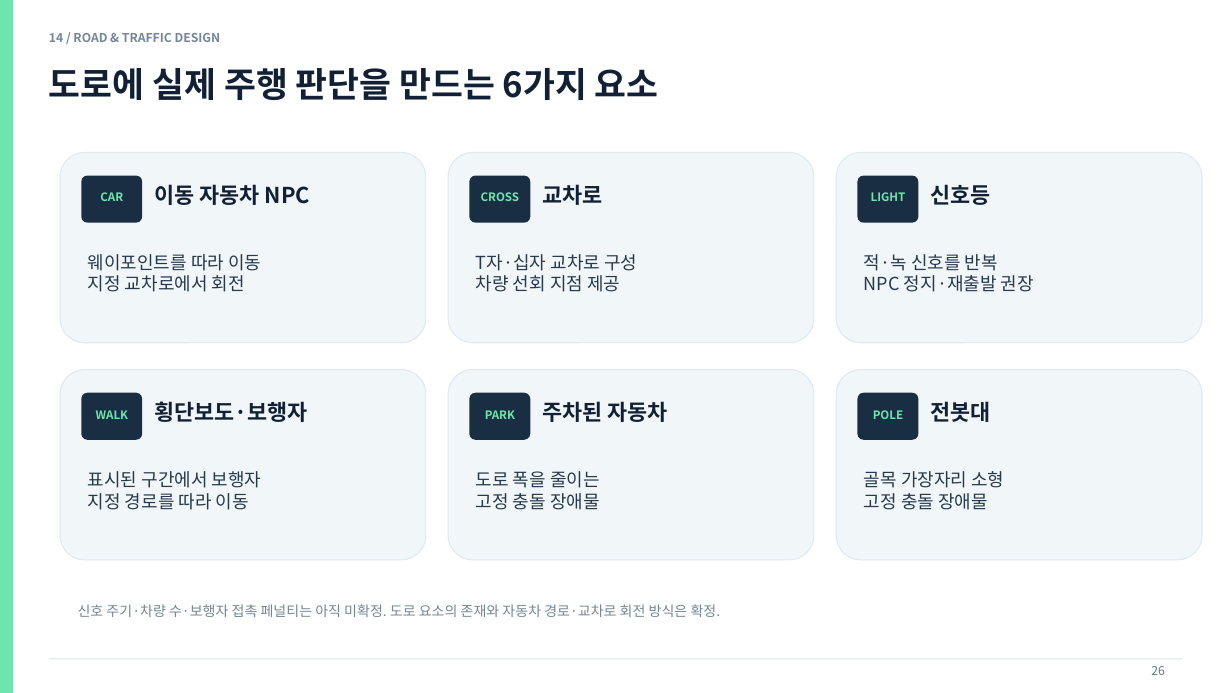
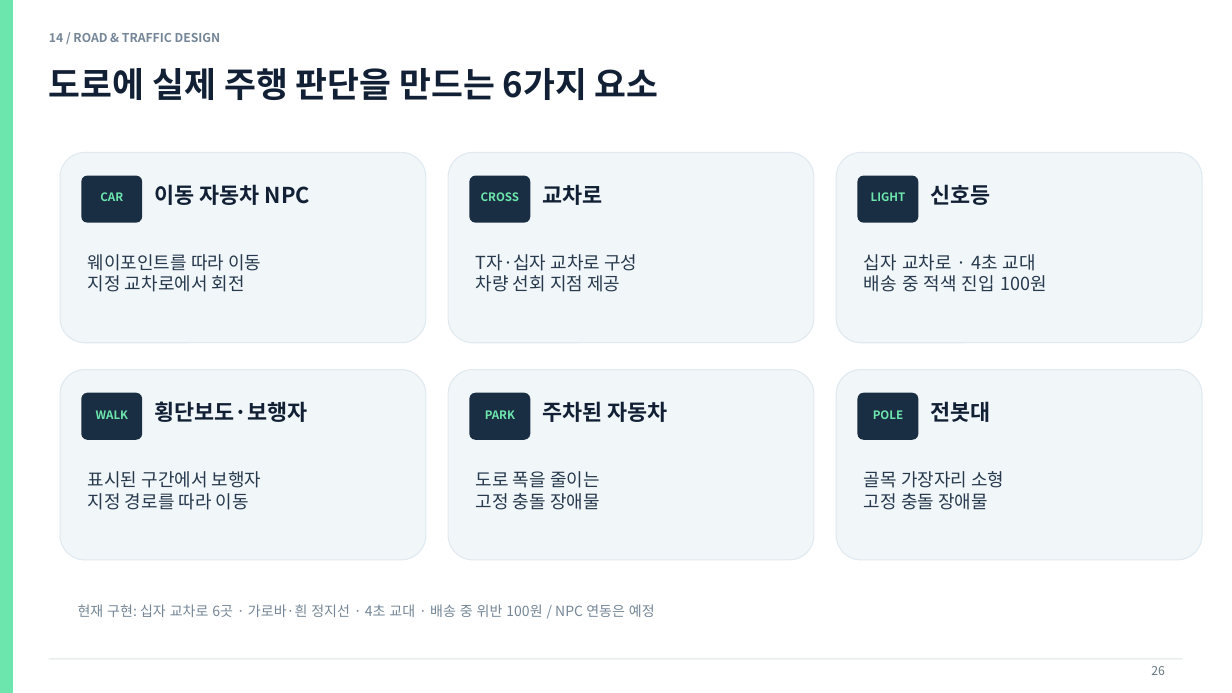
Before and after one commit to seo-spec/2Dgame-Delivery, a slide deck: slide 26 of data/docs/골목길_퀵배송_상세기획서.pptx. Drawn at 1232x693 pixels with LibreOffice and Linux fonts; fonts in the diff are those of the drawing. Boxes give left, top, right and bottom in pixels: in the first picture for what was removed or moved away, otherwise in the second. Text is boxed around its words. In the diff, an @@ line names an element or a change of style, - is before the commit and + after.

Commit message:
정리: 기획서·2주차 보고서에 신호등과 벌금 및 최신 개발 내용 반영

```diff
--- a/data/docs/골목길_퀵배송_상세기획서.pptx
+++ b/data/docs/골목길_퀵배송_상세기획서.pptx
@@ text at [864, 254, 1047, 292]: text changed @@
-적·녹 신호를 반복
-NPC 정지·재출발 권장
+십자 교차로 · 4초 교대
+배송 중 적색 진입 100원
@@ text at [78, 604, 655, 617]: text changed @@
-신호 주기·차량 수·보행자 접촉 페널티는 아직 미확정. 도로 요소의 존재와 자동차 경로·교차로 회전 방식은 확정.
+현재 구현: 십자 교차로 6곳 · 가로바·흰 정지선 · 4초 교대 · 배송 중 위반 100원 / NPC 연동은 예정
```
Also in this commit, not shown: 7 other slides changed, 1 slide added, 1 other file.
